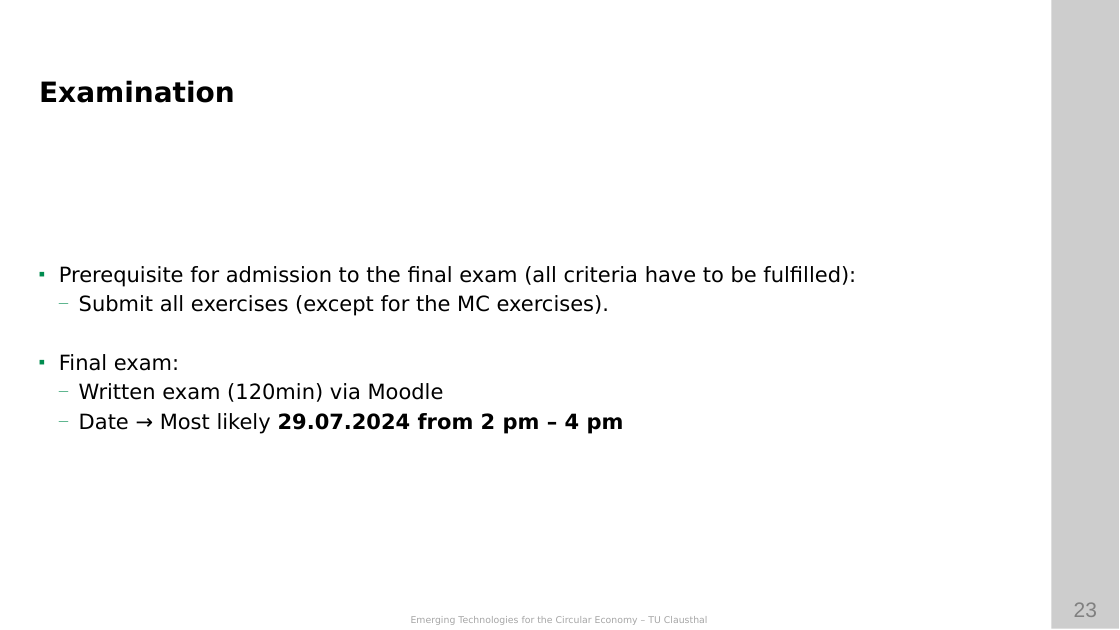
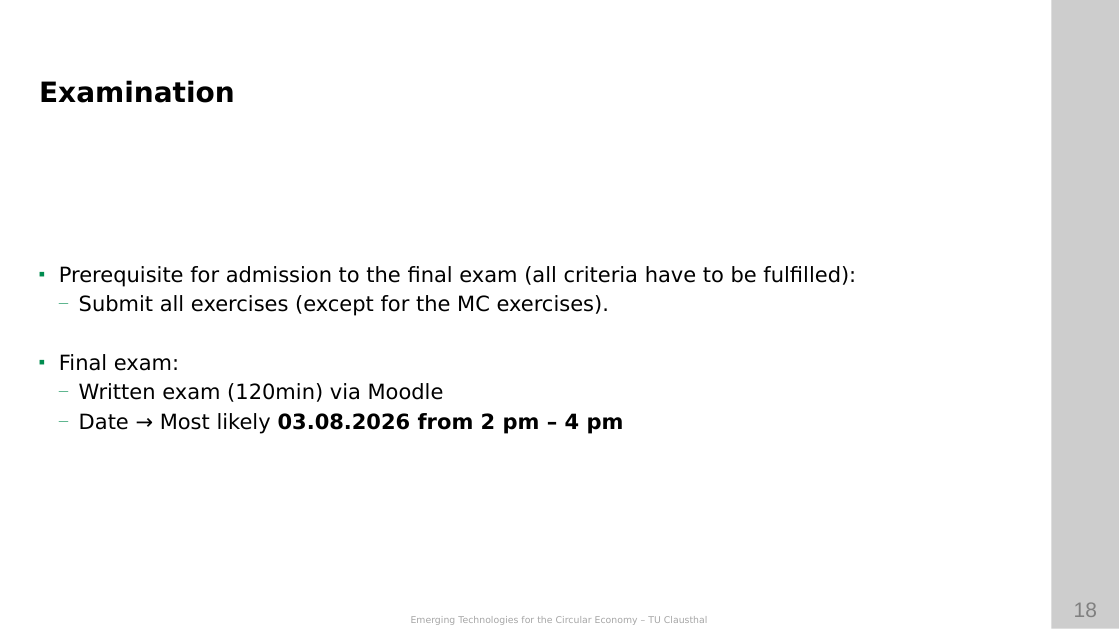
Before and after one commit to ETCE-LAB/teaching-material, a slide deck: slide 18 of Emerging-Technologies-for-the-Circular-Economy/ETCE-L00-Organization.pptx (slide 23 before the commit). Drawn at 1120x630 pixels with LibreOffice and Linux fonts; fonts in the diff are those of the drawing; background and template pictures are left out. Boxes give left, top, right and bottom in pixels: in the first picture for what was removed or moved away, otherwise in the second. Text is boxed around its words. In the diff, an @@ line names an element or a change of style, - is before the commit and + after.

```diff
--- a/Emerging-Technologies-for-the-Circular-Economy/ETCE-L00-Organization.pptx
+++ b/Emerging-Technologies-for-the-Circular-Economy/ETCE-L00-Organization.pptx
@@ text at (x1=79, y1=413, x2=624, y2=434): text changed @@
-  — Date → Most likely 29.07.2024 from 2 pm – 4 pm
+  — Date → Most likely 03.08.2026 from 2 pm – 4 pm
@@ page number at (x1=1074, y1=602, x2=1097, y2=617): text changed @@
-23
+18
```
Also in this commit, not shown: 16 other slides changed, 7 slides removed, 50 other files.
